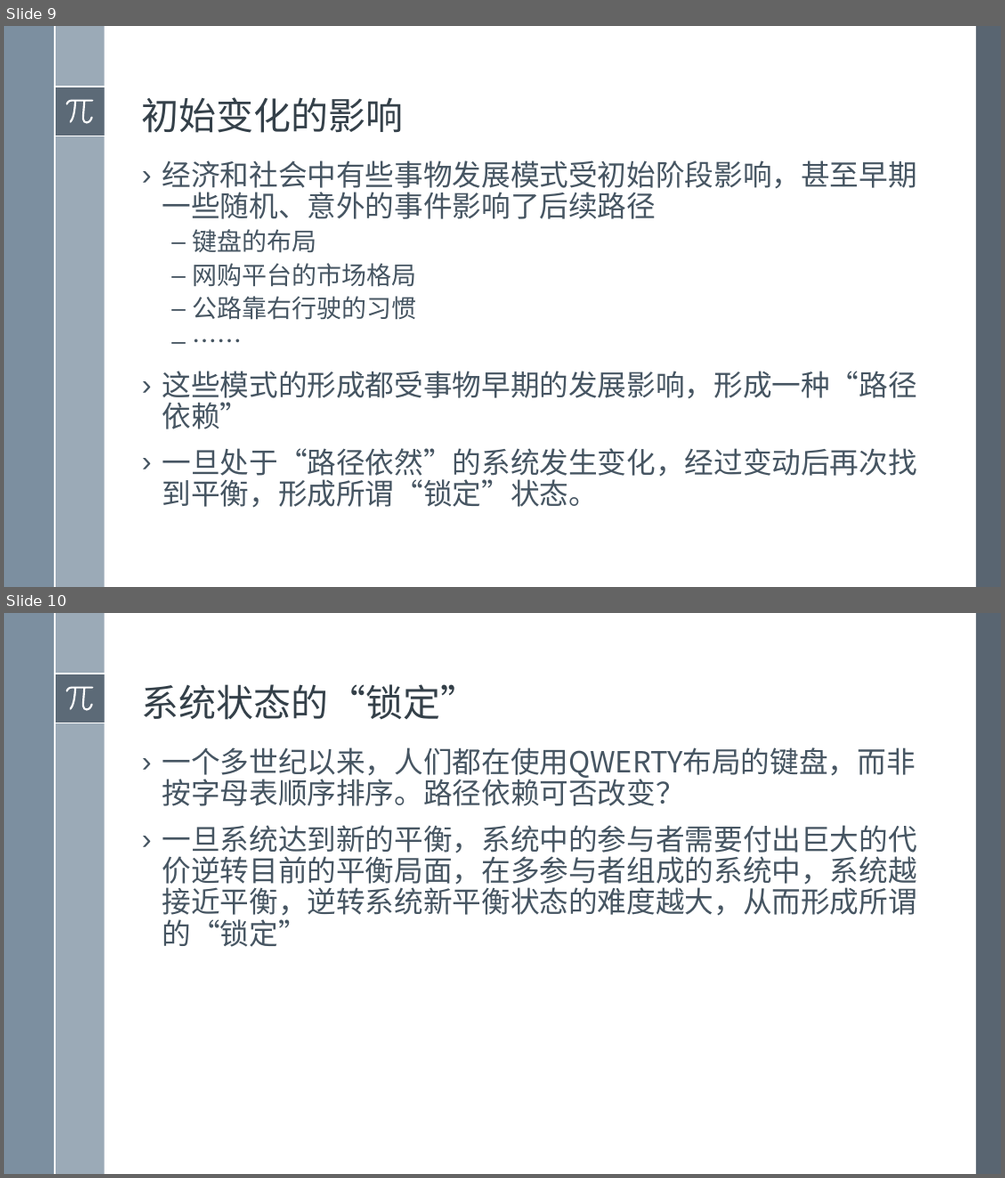
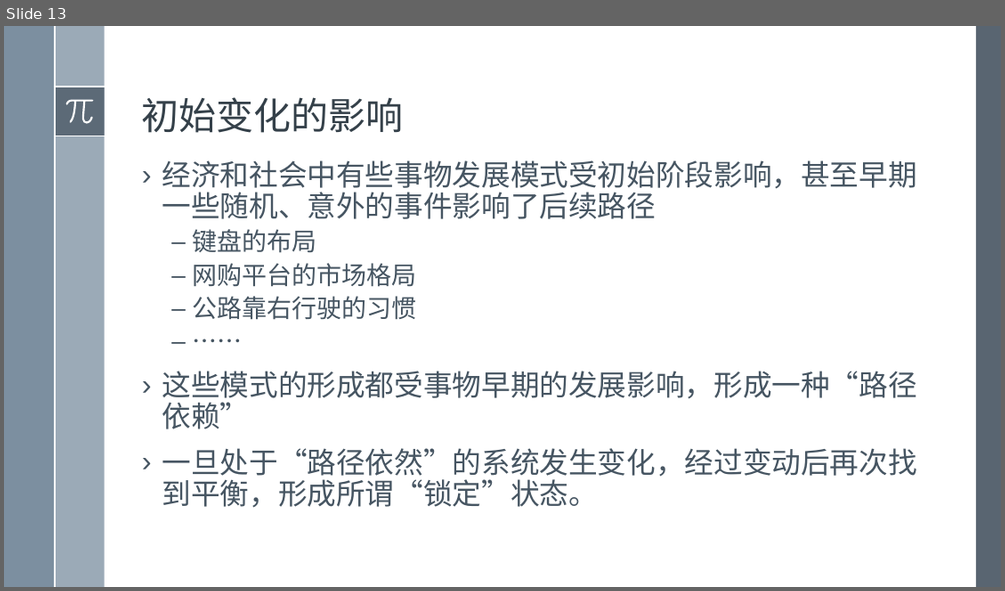
Before and after one commit to exoplanetX/SystemDynamics, a slide deck: 系统仿真-10- 正反馈和路径依赖（编写中）.pptx. Shown one above the other, each under a label of ours: slides 9 and 10 before the commit, slide 13 after it. The pictures are 1005x1178 and 1005x591 pixels, drawn with LibreOffice and Linux fonts; fonts in the diff are those of the drawing. Boxes give left, top, right and bottom in pixels: in the first picture for what was removed or moved away, otherwise in the second. Text is boxed around its words. In the diff, an @@ line names an element or a change of style, - is before the commit and + after.

```diff
--- a/系统仿真-10- 正反馈和路径依赖（编写中）.pptx
+++ b/系统仿真-10- 正反馈和路径依赖（编写中）.pptx
@@ slide 10 removed at [4, 613, 1001, 1174], background #FFFFFF; not listed: 8 template elements that a slide beside it also shows @@
@@ title removed at [142, 684, 478, 720] @@
-系统状态的“锁定”
@@ text removed at [162, 747, 917, 947] @@
-› 一个多世纪以来，人们都在使用QWERTY布局的键盘，而非按字母表顺序排序。路径依赖可否改变？
-› 一旦系统达到新的平衡，系统中的参与者需要付出巨大的代价逆转目前的平衡局面，在多参与者组成的系统中，系统越接近平衡，逆转系统新平衡状态的难度越大，从而形成所谓的“锁定”
@@ what was slide 9 is now slide 13 @@
```
Also in this commit, not shown: 6 slides changed, 1 slide added, 1 other slide removed, 1 other file.
